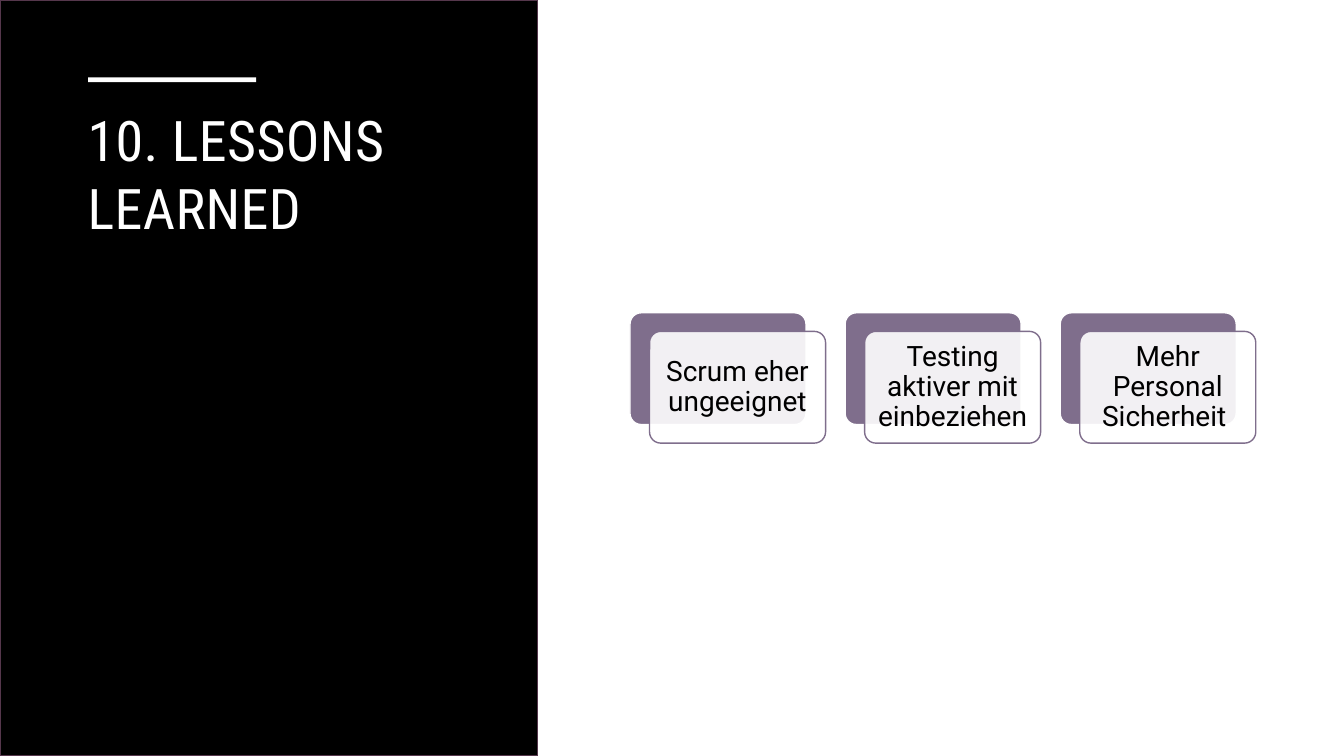
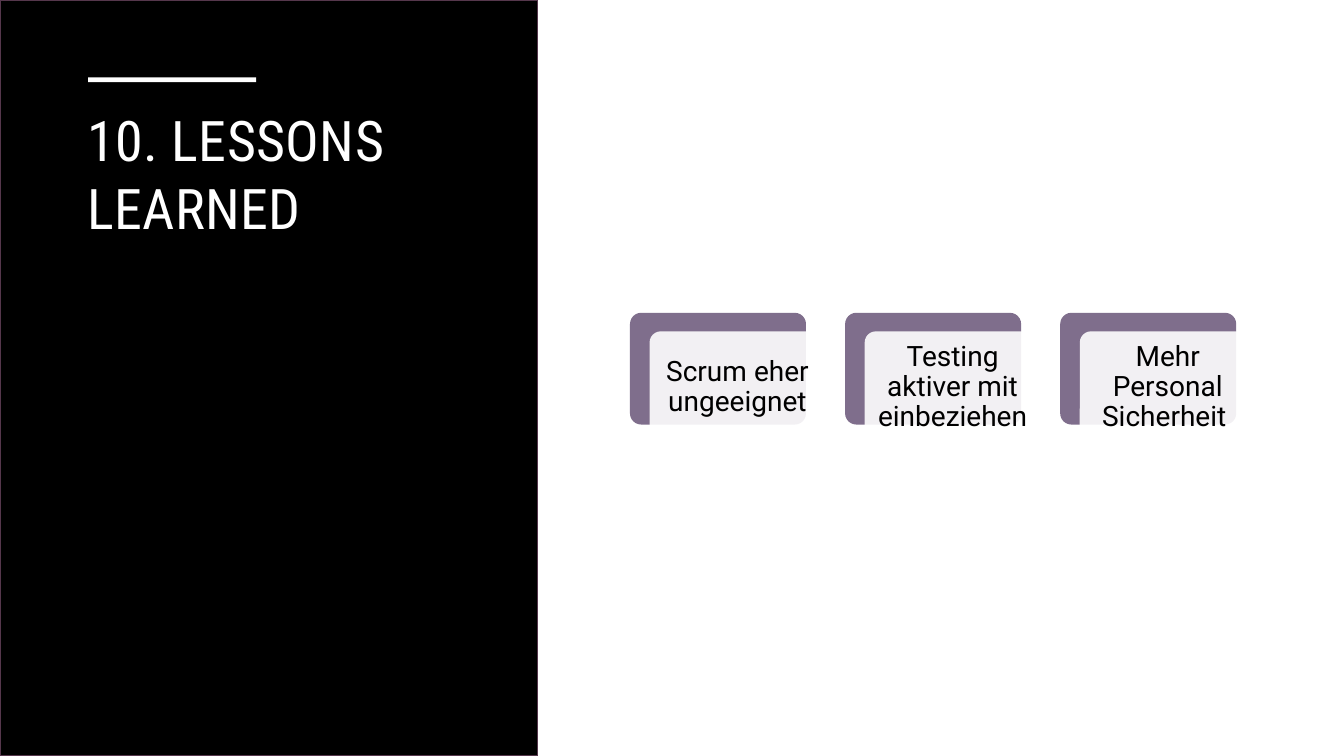
Before and after one commit to malu254/Eifrige-Otter-PM, a slide deck: slide 25 of Abgabe/Dokumentation/Präsentation.pptx. Drawn at 1344x756 pixels with LibreOffice and Linux fonts; fonts in the diff are those of the drawing. Boxes give left, top, right and bottom in pixels: in the first picture for what was removed or moved away, otherwise in the second. Text is boxed around its words. In the diff, an @@ line names an element or a change of style, - is before the commit and + after.

```diff
--- a/Abgabe/Dokumentation/Präsentation.pptx
+++ b/Abgabe/Dokumentation/Präsentation.pptx
@@ outline #FFFFFF 1 pt to none in 3 elements at [630,313,807,424], [845,313,1021,424], [1061,313,1237,424] @@
@@ outline #7F6E8C 1 pt to none in 3 elements at [649,332,826,444], [865,332,1042,444], [1080,332,1256,444] @@
```
Also in this commit, not shown: 18 other slides changed, 1 other file.
